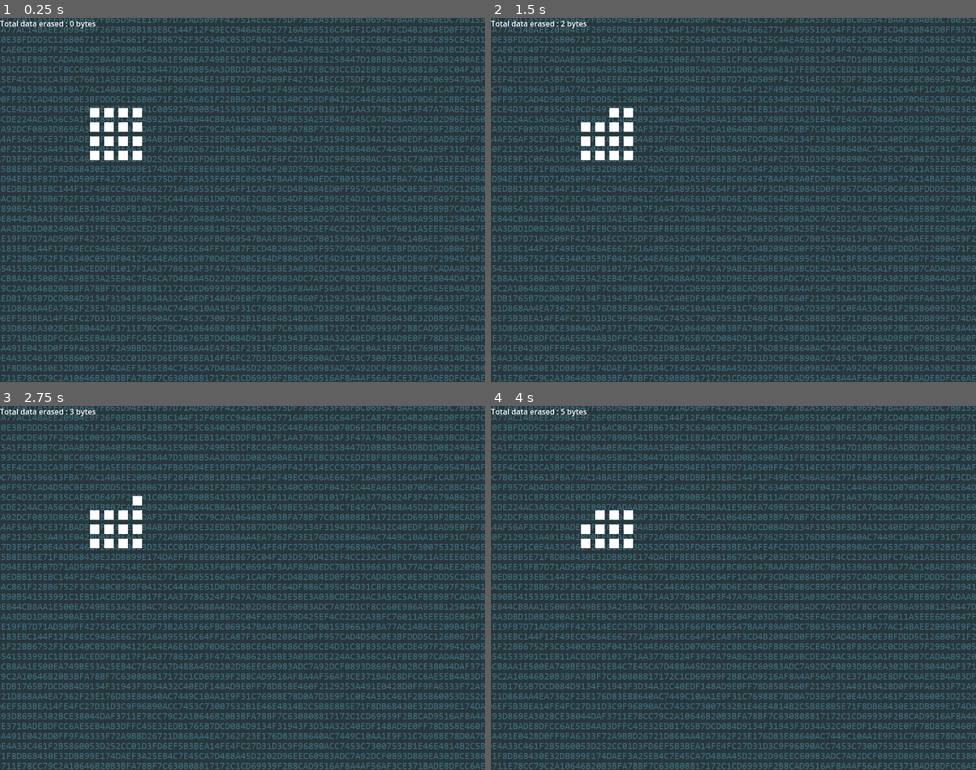
Above: before the commit, frames 1-4 (two rows, left to right).
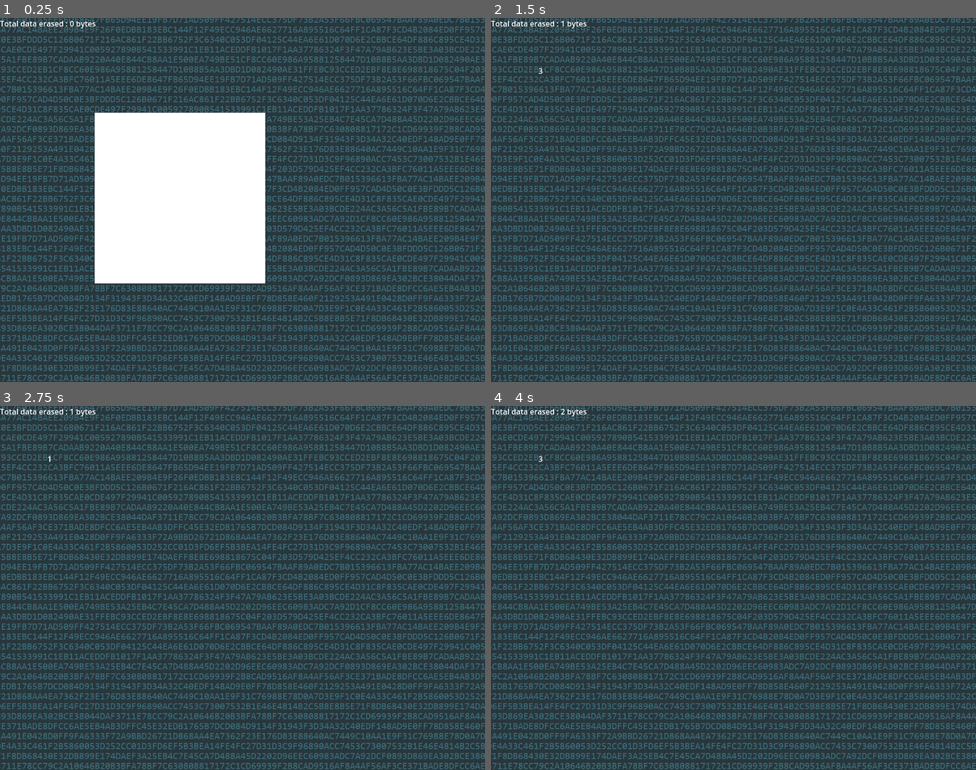
Above: after the commit, the same moments.

Repository: Silvester56/dataphobic
Game: Godot game, scene res://scenes/game.tscn
Two runs of this game, one before a commit and one after it. Both use one fixed random seed, a clock stepped at 60 frames per second and the inputs below.
Inputs (mouse positions are in pixels of both pictures, inside the frame that each line leads up to):
- Up to frame 1 (0.25 s): no input
- Up to frame 2 (1.5 s): tap Enter at 0.5 s; move the mouse to (588, 112) at 0.52 s; click (588, 112) at 0.67 s; tap Space at 1.25 s; move the mouse to (597, 112) at 1.27 s; click (597, 112) at 1.42 s
- Up to frame 3 (2.75 s): tap Enter at 2 s; move the mouse to (121, 500) at 2.02 s; click (121, 500) at 2.17 s
- Up to frame 4 (4 s): tap Space at 2.75 s; move the mouse to (626, 500) at 2.77 s; click (626, 500) at 2.92 s; tap Enter at 3.5 s; move the mouse to (588, 515) at 3.52 s; click (588, 515) at 3.67 s

The runs differ from the first frame. In frame 1, 16% of the frame differs, in the area x 18-55%, y 24-73%; in frame 2, 0.8%; in frame 3, 0.7%; in frame 4, 0.6%.

Commit message:
Adapt data squares size to data handling capacity

Diff:
--- a/scenes/data.tscn
+++ b/scenes/data.tscn
@@ -3,6 +3,7 @@
 [ext_resource type="Script" path="res://scripts/data.gd" id="1_26qi4"]
 
 [sub_resource type="RectangleShape2D" id="RectangleShape2D_uifpl"]
+size = Vector2(1, 1)
 
 [sub_resource type="CanvasTexture" id="CanvasTexture_axflb"]
 
@@ -12,10 +13,12 @@
 [node name="Area2D" type="Area2D" parent="."]
 
 [node name="CollisionShape2D" type="CollisionShape2D" parent="Area2D"]
+position = Vector2(0.5, 0.5)
 shape = SubResource("RectangleShape2D_uifpl")
 
 [node name="Sprite2D" type="Sprite2D" parent="Area2D"]
-scale = Vector2(20, 20)
+position = Vector2(0.5, 0.5)
+scale = Vector2(1, 1)
 texture = SubResource("CanvasTexture_axflb")
 
 [connection signal="input_event" from="Area2D" to="." method="_on_area_2d_input_event"]
--- a/scripts/data.gd
+++ b/scripts/data.gd
@@ -7,6 +7,8 @@
 		emit_signal("data_erased")
 		queue_free()
 
-func setPostion(x: int, y: int) -> void:
+func setPostionAndScale(x: int, y: int, s: int) -> void:
+	scale.x = s
+	scale.y = s
 	position.x = x
 	position.y = y
--- a/scripts/data_manager.gd
+++ b/scripts/data_manager.gd
@@ -1,18 +1,19 @@
 extends Node2D
 @export var Data: PackedScene
 
-var dataHandlingCapacity: int = 16
+var dataHandlingCapacity: int = 1
 var dataRemaining: int = 1
 var dataSearchingTime = 3
 var currentlySearching = false
 
 func retrieveData():
 	var tmpData
+	var squareSize = 360 / sqrt(dataHandlingCapacity)
 	for i in range(0, sqrt(dataHandlingCapacity)):
 		for j in range(0, sqrt(dataHandlingCapacity)):
 			tmpData = Data.instantiate()
 			tmpData.connect("data_erased", _on_data_erased)
-			tmpData.setPostion(position.x + j * 30, position.y + i * 30)
+			tmpData.setPostionAndScale(position.x + j * squareSize, position.y + i * squareSize, squareSize)
 			add_child(tmpData)
 	dataRemaining = dataHandlingCapacity
 	currentlySearching = false
